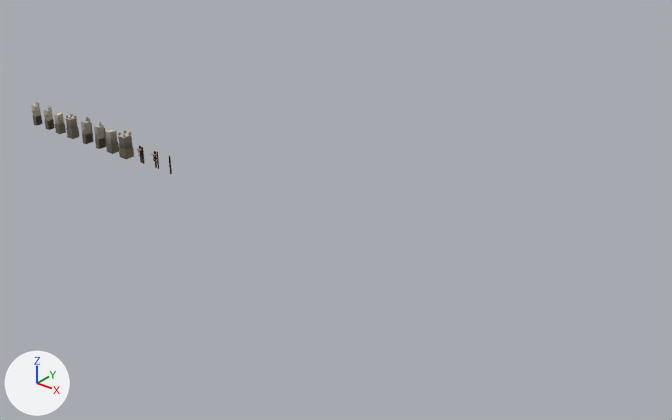
The glTF model client/public/assets/models/kit_walls.glb: old version first, new version second.
Both versions are drawn from a camera (50 mm lens) standing at (318.0, -203.0, 131.0) and looking at (149.0, 8.0, 0.0). Lighting does not change. The marker at lower left points along +X, +Y and +Z. The older version comes first.
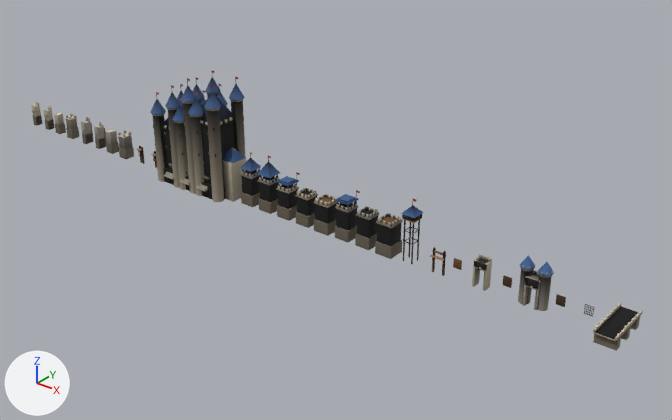
Not visible in the pictures: 'tower_bow1'.

What changed in the scene script:
```text
Add mat_roof:
    mat_roof = bpy.data.materials.new('roof')
    # nodes: BsdfPrincipled, Mix, OutputMaterial, VertexColor
    # colours: blue #3d5f90, mixed with the vertex colours
Add mat_cloth:
    mat_cloth = bpy.data.materials.new('cloth')
    # nodes: BsdfPrincipled, Mix, OutputMaterial, VertexColor
    # colours: red #b33731, mixed with the vertex colours
Add mat_glass:
    mat_glass = bpy.data.materials.new('glass')
    # nodes: BsdfPrincipled, Mix, OutputMaterial, VertexColor
    # colours: black #171311, mixed with the vertex colours
Add mat_roof_dark:
    mat_roof_dark = bpy.data.materials.new('roof_dark')
    # nodes: BsdfPrincipled, Mix, OutputMaterial, VertexColor
    # colours: dark blue #2b4671, mixed with the vertex colours
Add mat_gold:
    mat_gold = bpy.data.materials.new('gold')
    # nodes: BsdfPrincipled, Mix, OutputMaterial, VertexColor
    # colours: yellow #dab659, mixed with the vertex colours
Add ob_bridge:
    ob_bridge = bpy.data.objects.new('bridge', me_bridge)  # 1120 vertices, 2160 faces; spans x -3.2..3.2, y -8.0..8.0, z -2.5..2.2
    ob_bridge.location = (248.0, 0.0, 0.0)
Add ob_gate_port3:
    ob_gate_port3 = bpy.data.objects.new('gate_port3', me_gate_port3)  # 88 vertices, 132 faces; spans x -1.35..1.35, y -0.05..0.05, z 0.0..3.1
    ob_gate_port3.location = (240.0, 0.0, 0.0)
Add ob_gate_door3:
    ob_gate_door3 = bpy.data.objects.new('gate_door3', me_gate_door3)  # 448 vertices, 864 faces; spans x -1.31..1.31, y -0.19..0.19, z 0.0..3.0
    ob_gate_door3.location = (232.0, 0.0, 0.0)
Add ob_gate3:
    ob_gate3 = bpy.data.objects.new('gate3', me_gate3)  # 1630 vertices, 3136 faces; spans x -4.75..4.75, y -1.7..2.5, z -3.0..11.4
    ob_gate3.location = (224.0, 0.0, 0.0)
Add ob_gate_door2:
    ob_gate_door2 = bpy.data.objects.new('gate_door2', me_gate_door3.copy())
    ob_gate_door2.location = (216.0, 0.0, 0.0)
Add ob_gate2:
    ob_gate2 = bpy.data.objects.new('gate2', me_gate2)  # 592 vertices, 1140 faces; spans x -2.13..2.13, y -1.45..1.45, z -3.0..6.2
    ob_gate2.location = (208.0, 0.0, 0.0)
Add ob_gate_door1:
    ob_gate_door1 = bpy.data.objects.new('gate_door1', me_gate_door1)  # 280 vertices, 540 faces; spans x -1.3..1.3, y -0.18..0.18, z 0.0..3.0
    ob_gate_door1.location = (200.0, 0.0, 0.0)
Add ob_gate1:
    ob_gate1 = bpy.data.objects.new('gate1', me_gate1)  # 162 vertices, 300 faces; spans x -0.42..3.92, y -1.45..0.42, z -3.8..4.34
    ob_gate1.location = (192.0, 0.0, 0.0)
Add ob_watchtower1:
    ob_watchtower1 = bpy.data.objects.new('watchtower1', me_watchtower1)  # 1137 vertices, 2234 faces; spans x -2.4..2.4, y -2.4..2.4, z -3.0..17.4
    ob_watchtower1.location = (184.0, 0.0, 0.0)
Add ob_tower_catapult2:
    ob_tower_catapult2 = bpy.data.objects.new('tower_catapult2', me_tower_catapult2)  # 896 vertices, 1752 faces; spans x -2.9..2.9, y -2.9..2.9, z -3.0..8.6
    ob_tower_catapult2.location = (176.0, 0.0, 0.0)
Add ob_ballista2:
    ob_ballista2 = bpy.data.objects.new('ballista2', me_ballista2)  # 912 vertices, 1752 faces; spans x -2.6..2.6, y -2.6..2.6, z -3.0..8.6
    ob_ballista2.location = (168.0, 0.0, 0.0)
Add ob_tower_xbow2:
    ob_tower_xbow2 = bpy.data.objects.new('tower_xbow2', me_tower_xbow2)  # 1264 vertices, 2424 faces; spans x -2.6..3.3, y -2.6..2.6, z -3.0..13.0
    ob_tower_xbow2.location = (160.0, 0.0, 0.0)
Add ob_tower_catapult1:
    ob_tower_catapult1 = bpy.data.objects.new('tower_catapult1', me_tower_catapult1)  # 896 vertices, 1752 faces; spans x -2.9..2.9, y -2.9..2.9, z -3.0..8.0
    ob_tower_catapult1.location = (152.0, 0.0, 0.0)
Add ob_ballista1:
    ob_ballista1 = bpy.data.objects.new('ballista1', me_ballista1)  # 912 vertices, 1752 faces; spans x -2.6..2.6, y -2.6..2.6, z -3.0..8.0
    ob_ballista1.location = (144.0, 0.0, 0.0)
Add ob_tower_xbow1:
    ob_tower_xbow1 = bpy.data.objects.new('tower_xbow1', me_tower_xbow1)  # 1264 vertices, 2424 faces; spans x -2.6..3.3, y -2.6..2.6, z -3.0..12.4
    ob_tower_xbow1.location = (136.0, 0.0, 0.0)
Add ob_tower_bow3:
    ob_tower_bow3 = bpy.data.objects.new('tower_bow3', me_tower_bow3)  # 1157 vertices, 2214 faces; spans x -2.7..2.7, y -2.7..2.7, z -3.0..16.2
    ob_tower_bow3.location = (128.0, 0.0, 0.0)
Add ob_tower_bow2:
    ob_tower_bow2 = bpy.data.objects.new('tower_bow2', me_tower_bow2)  # 1157 vertices, 2214 faces; spans x -2.6..2.6, y -2.6..2.6, z -3.0..15.4
    ob_tower_bow2.location = (120.0, 0.0, 0.0)
Add ob_tower_bow1:
    ob_tower_bow1 = bpy.data.objects.new('tower_bow1', me_tower_bow1)  # 973 vertices, 1866 faces; spans x -2.5..2.5, y -2.5..2.5, z -3.0..14.8
    ob_tower_bow1.location = (112.0, 0.0, 0.0)
Add ob_keep3:
    ob_keep3 = bpy.data.objects.new('keep3', me_keep3)  # 4766 vertices, 9088 faces; spans x -8.0..11.0, y -8.1..8.1, z -3.0..37.4
    ob_keep3.location = (104.0, 0.0, 0.0)
Add ob_keep2:
    ob_keep2 = bpy.data.objects.new('keep2', me_keep2)  # 4766 vertices, 9088 faces; spans x -8.0..11.0, y -8.1..8.1, z -3.0..33.4
    ob_keep2.location = (96.0, 0.0, 0.0)
Add ob_keep1:
    ob_keep1 = bpy.data.objects.new('keep1', me_keep1)  # 4705 vertices, 8974 faces; spans x -8.0..8.0, y -8.1..8.1, z -3.0..29.4
    ob_keep1.location = (88.0, 0.0, 0.0)
```

Where the change shows, as pixel boxes [x1, y1, x2, y2] in the pictures (672 x 420 px):
'keep3', added: after [181, 71, 246, 202]
'keep1', added: after [151, 84, 206, 190]
'keep2', added: after [165, 78, 228, 196]
'bridge', added: after [593, 303, 643, 351]
'gate3', added: after [518, 255, 554, 311]
'tower_catapult2', added: after [375, 213, 403, 259]
'tower_xbow2', added: after [335, 190, 360, 243]
'tower_bow3', added: after [258, 155, 280, 214]
'ballista2', added: after [355, 206, 380, 250]
'tower_xbow1', added: after [276, 172, 300, 221]
'tower_catapult1', added: after [314, 194, 337, 236]
'tower_bow2', added: after [240, 152, 261, 207]
'ballista1', added: after [295, 188, 318, 228]
'watchtower1', added (blue): after [401, 199, 424, 264]
'gate2', added: after [472, 254, 492, 291]
'gate1', added: after [430, 247, 446, 276]
'gate_door3', added: after [556, 294, 566, 307]
'gate_door2', added: after [503, 275, 512, 288]
'gate_door1', added: after [453, 258, 462, 270]
'gate_port3', added: after [584, 304, 595, 317]
